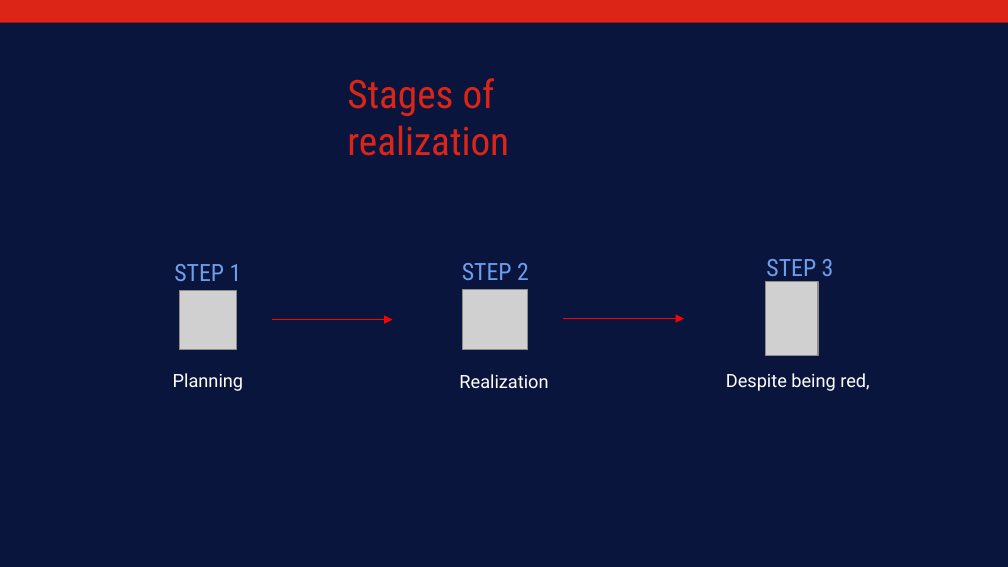
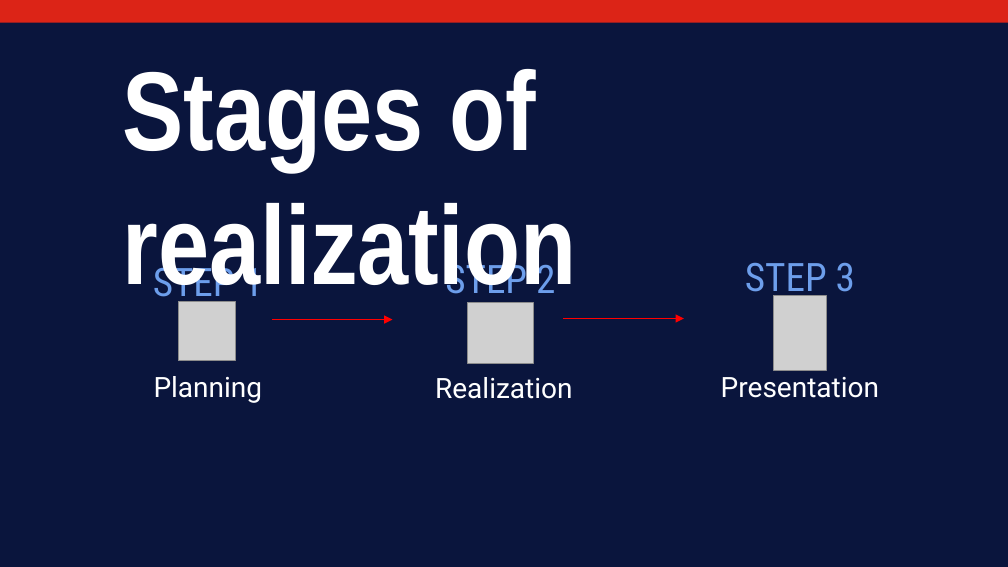
Before and after one commit to codingburgas/2223-9th-grade-sprint-math-games-bargain, a slide deck: slide 5 of Presentation.pptx. Drawn at 1008x567 pixels with LibreOffice and Linux fonts; fonts in the diff are those of the drawing; grey boxes stand for pictures. Boxes give left, top, right and bottom in pixels: in the first picture for what was removed or moved away, otherwise in the second. Text is boxed around its words. In the diff, an @@ line names an element or a change of style, - is before the commit and + after.

Commit message:
Change style of documentation

```diff
--- a/Presentation.pptx
+++ b/Presentation.pptx
@@ text "Stages of realization" moved from (x1=347, y1=78, x2=509, y2=156) to (x1=123, y1=69, x2=577, y2=304) @@
@@ text "Stages of realization" at (x1=123, y1=69, x2=577, y2=304): size 28 to 80 pt, font Roboto Condensed to Arial Narrow, text colour #DC2417 to #FFFFFF, bold on @@
@@ size 17 to 28 pt in 3 elements at (x1=153, y1=261, x2=263, y2=307), (x1=745, y1=263, x2=855, y2=302), (x1=445, y1=258, x2=555, y2=304) @@
@@ picture moved from (x1=766, y1=281, x2=818, y2=356) to (x1=774, y1=295, x2=827, y2=370) @@
@@ picture moved from (x1=179, y1=290, x2=237, y2=350) to (x1=178, y1=301, x2=236, y2=361) @@
@@ picture moved from (x1=463, y1=289, x2=528, y2=350) to (x1=468, y1=302, x2=533, y2=363) @@
@@ text "Planning" at (x1=154, y1=376, x2=263, y2=403): size 13 to 20 pt @@
@@ text "Realization" at (x1=435, y1=377, x2=573, y2=399): size 13 to 20 pt @@
@@ text at (x1=721, y1=377, x2=879, y2=398): text changed; size 13 to 20 pt @@
-Despite being red,
+Presentation
```
Also in this commit, not shown: 7 other slides changed.
